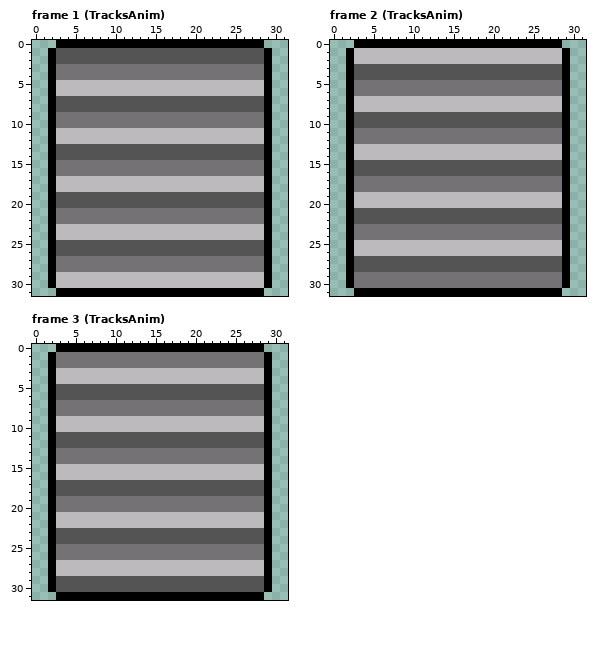
Pixel-art file, stored at Assets/Player/PlayerTracks.aseprite. The picture above is the old version.
32x32 pixels, 3 frames. Shown: frame 1 (TracksAnim), frame 2 (TracksAnim), frame 3 (TracksAnim).
Once edited:
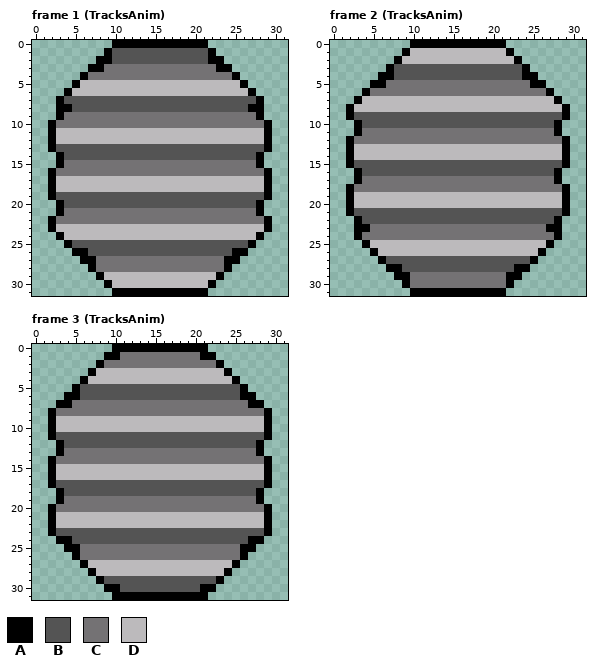
Palette (. is transparent): A #000000  B #545454  C #747274  D #bcbabc
Difference:
Changed rows in their new state; - is an unchanged pixel.
Frame 1 (TracksAnim):
first column x 2:
 0 -.......------------.......-
 1 .......A------------A.......
 2 ......AA------------AA......
 3 .....AA--------------AA.....
 4 ....A------------------A....
 5 ...A--------------------A...
 6 ..A----------------------A..
 7 .A------------------------A.
 8 .AA----------------------AA.
 9 .A------------------------A.
first column x 2:
14 .A------------------------A.
15 .A------------------------A.
first column x 2:
20 .A------------------------A.
21 .A------------------------A.
24 .A------------------------A.
25 ..A----------------------A..
26 ...AA------------------AA...
27 ....AA----------------AA....
28 .....A----------------A.....
29 ......A--------------A......
30 .......A------------A.......
31 -.......------------.......-
Frame 2 (TracksAnim):
first column x 2:
 0 -.......------------.......-
 1 .......A------------A.......
 2 ......A--------------A......
 3 .....A----------------A.....
 4 ....AA----------------AA....
 5 ...AA------------------AA...
 6 ..A----------------------A..
 7 .A------------------------A.
10 .A------------------------A.
11 .A------------------------A.
first column x 2:
16 .A------------------------A.
17 .A------------------------A.
first column x 2:
22 .A------------------------A.
23 .AA----------------------AA.
24 .A------------------------A.
25 ..A----------------------A..
26 ...A--------------------A...
27 ....A------------------A....
28 .....AA--------------AA.....
29 ......AA------------AA......
30 .......A------------A.......
31 -.......------------.......-
Frame 3 (TracksAnim):
first column x 2:
 0 -.......------------.......-
 1 .......AA----------AA.......
 2 ......A--------------A......
 3 .....A----------------A.....
 4 ....A------------------A....
 5 ...A--------------------A...
 6 ..AA--------------------AA..
 7 .AA----------------------AA.
first column x 2:
12 .A------------------------A.
13 .A------------------------A.
first column x 2:
18 .A------------------------A.
19 .A------------------------A.
first column x 2:
24 .AA----------------------AA.
25 ..AA--------------------AA..
26 ...A--------------------A...
27 ....A------------------A....
28 .....A----------------A.....
29 ......A--------------A......
30 .......AA----------AA.......
31 -.......------------.......-
